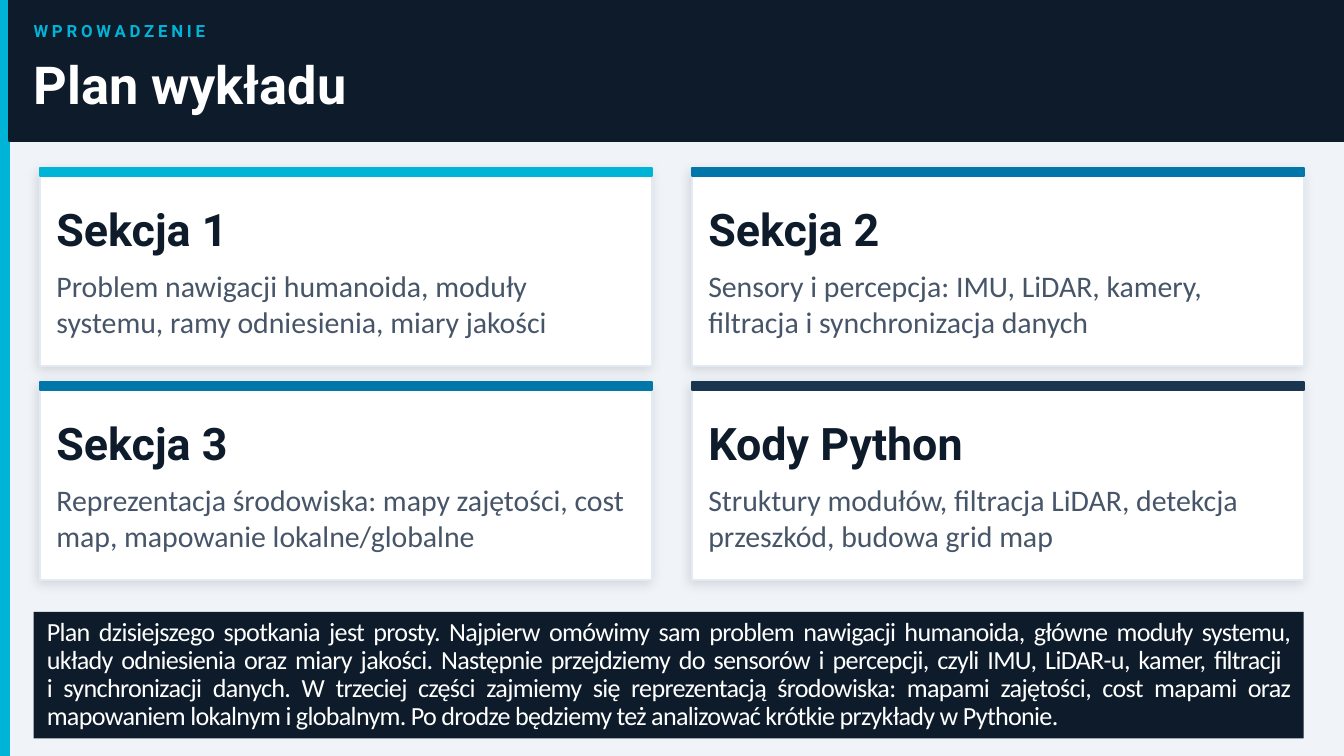
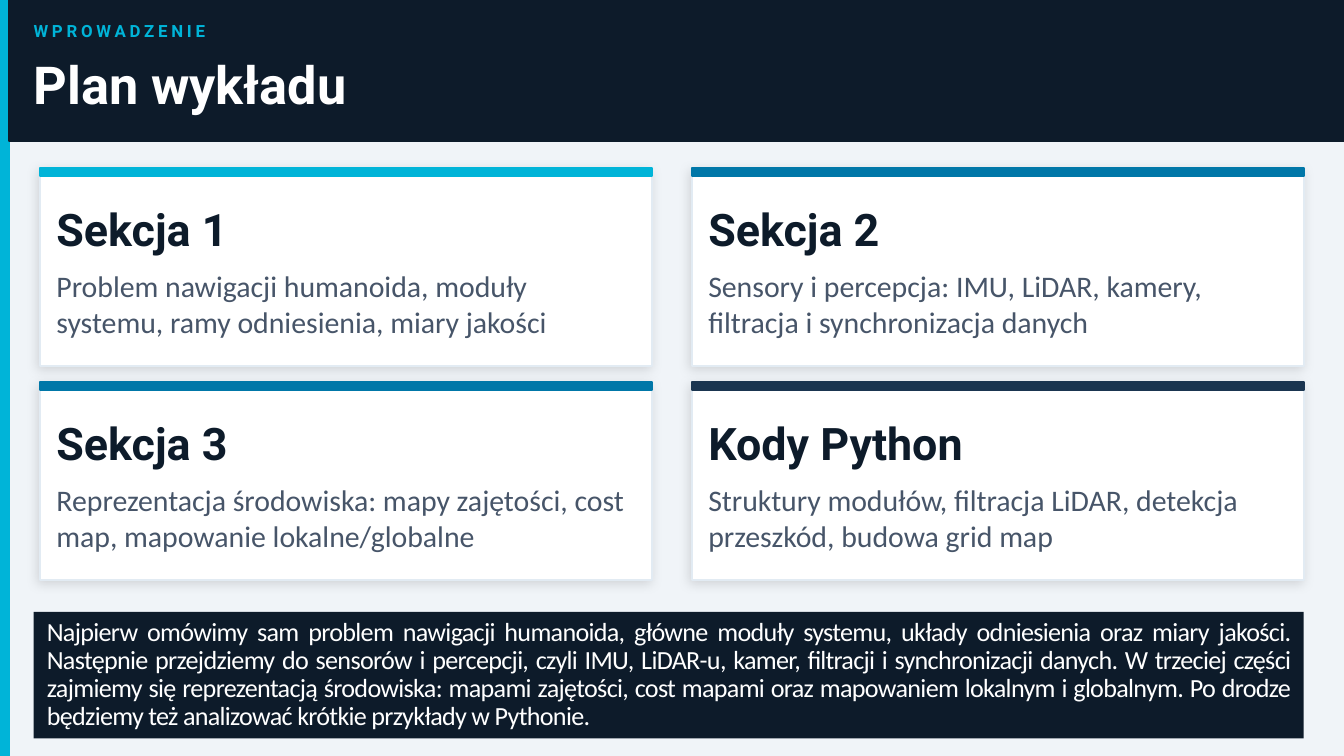
Before and after one commit to MatPomGit/MobileHub, a slide deck: slide 2 of zajecia/robo/robo_w1.pptx. Drawn at 1344x756 pixels with LibreOffice and Linux fonts; fonts in the diff are those of the drawing. Boxes give left, top, right and bottom in pixels: in the first picture for what was removed or moved away, otherwise in the second. Text is boxed around its words. In the diff, an @@ line names an element or a change of style, - is before the commit and + after.

```diff
--- a/zajecia/robo/robo_w1.pptx
+++ b/zajecia/robo/robo_w1.pptx
@@ text in rectangle at bbox=[47, 623, 1291, 730]: text changed @@
-Plan dzisiejszego spotkania jest prosty. Najpierw omówimy sam problem nawigacji humanoida, główne moduły systemu, układy odniesienia oraz miary jakości. Następnie przejdziemy do sensorów i percepcji, czyli IMU, LiDAR-u, kamer, filtracji
-i synchronizacji danych. W trzeciej części zajmiemy się reprezentacją środowiska: mapami zajętości, cost mapami oraz mapowaniem lokalnym i globalnym. Po drodze będziemy też analizować krótkie przykłady w Pythonie.
+Najpierw omówimy sam problem nawigacji humanoida, główne moduły systemu, układy odniesienia oraz miary jakości. Następnie przejdziemy do sensorów i percepcji, czyli IMU, LiDAR-u, kamer, filtracji i synchronizacji danych. W trzeciej części zajmiemy się reprezentacją środowiska: mapami zajętości, cost mapami oraz mapowaniem lokalnym i globalnym. Po drodze będziemy też analizować krótkie przykłady w Pythonie.
```
Also in this commit, not shown: 5 other slides changed, 4 other files.
